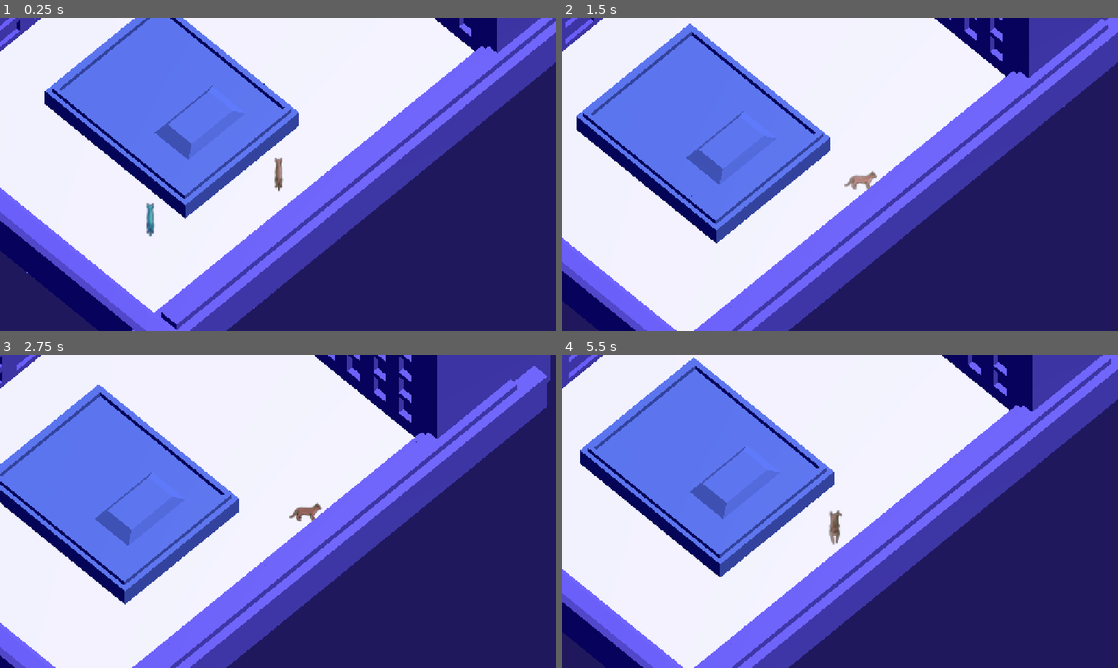
Above: before the commit, frames 1-4 (two rows, left to right).
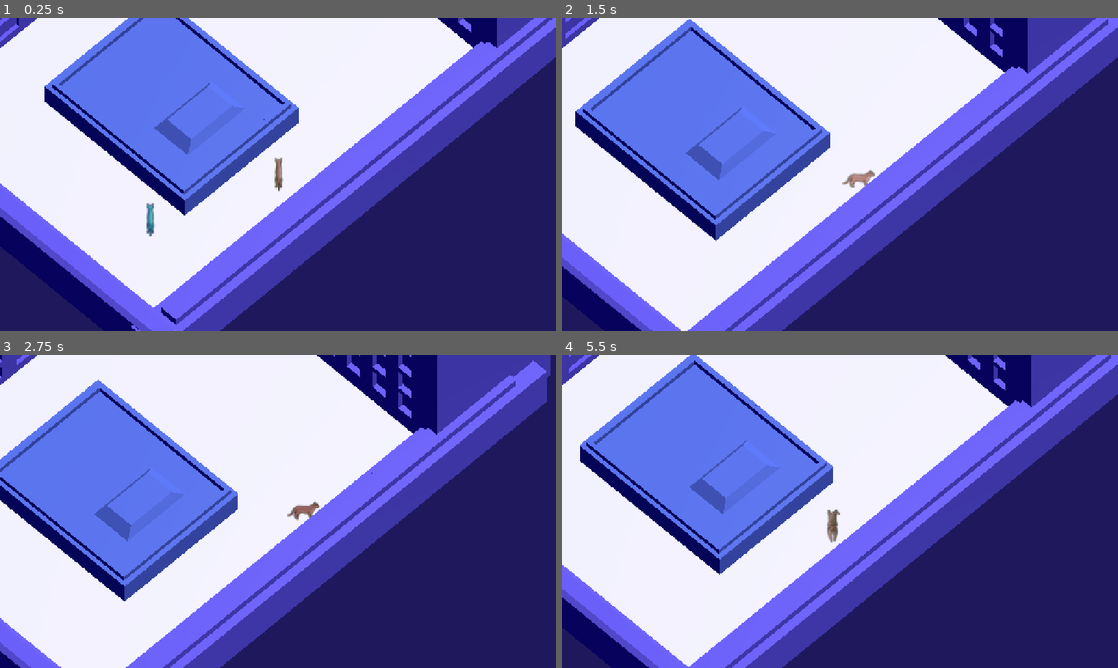
Above: after the commit, the same moments.

Repository: WeronikaKowalkowska/dnsgamejam
Game: Godot game, scene res://scenes/main.tscn
The game is run twice, just before and just after one commit, with the same random seed, the same clock (stepped at 60 frames per second) and the same inputs. This scene is started directly instead of the project's main scene.
Inputs (mouse positions are in pixels of both pictures, inside the frame that each line leads up to):
- Up to frame 1 (0.25 s): no input
- Up to frame 2 (1.5 s): tap Enter (ui_accept) at 0.5, 0.77 s; move the mouse to (962, 158) at 0.52 s; hold D (move_right) 0.53-1.25 s; tap E at 0.6 s; click (962, 158) at 0.67 s; drag from (728, 190) to (812, 237) at 1.27 s
- Up to frame 3 (2.75 s): move the mouse to (333, 442) at 2.02 s; hold D (move_right) from 2.03 s (still down); tap E at 2.1 s
- Up to frame 4 (5.5 s): release D (move_right) at 2.75 s; drag from (812, 574) to (673, 464) at 2.77 s; move the mouse to (1006, 558) at 3.52 s; hold A (move_left) 3.53-4.25 s; tap E at 3.6, 5.1 s; tap Enter (ui_accept) at 3.77 s; drag from (673, 464) to (756, 433) at 4.27 s; move the mouse to (867, 511) at 5.02 s; hold S (move_back) from 5.03 s (still down); click (867, 511) at 5.17 s

The runs differ from the first frame. In frame 1, 11% of the frame differs, in the area x 0-100%, y 0-100%; in frame 2, 11%; in frame 3, 10%; in frame 4, 11%.

Commit message:
merge fix

Diff:
--- a/scenes/main.tscn
+++ b/scenes/main.tscn
@@ -691,7 +691,6 @@
 transform = Transform3D(1, -1.5832484e-08, 1.3038516e-08, 3.7252903e-09, 1.0000001, 2.9802322e-08, 3.5390258e-08, -2.9802322e-08, 1, -2.299, 0.5, -4.499)
 
 [node name="NavigationRegion3D" type="NavigationRegion3D" parent="." unique_id=966443250]
-transform = Transform3D(1, 0, 0, 0, 1, 0, 0, 0, 1, 0.11001587, -0.122478485, 0.08366108)
 navigation_mesh = SubResource("NavigationMesh_tipki")
 
 [node name="CSGBox3D" type="CSGBox3D" parent="NavigationRegion3D" unique_id=1663998963]
--- a/scenes/tutorialScena.tscn
+++ b/scenes/tutorialScena.tscn
@@ -1,19 +1,56 @@
 [gd_scene format=3 uid="uid://gdim62rciu3p"]
 
 [ext_resource type="Script" uid="uid://cirijdoiwfyqb" path="res://scripts/KotLiveScript.gd" id="2_lreeg"]
-[ext_resource type="Texture2D" uid="uid://c0cgsrcbddj1r" path="res://assets/sprites/normal_cat_idle_e.png" id="3_g8vqi"]
-[ext_resource type="Texture2D" uid="uid://b28vx6ukr6s5i" path="res://assets/sprites/normal_cat_idle_n.png" id="4_tgp1v"]
-[ext_resource type="Texture2D" uid="uid://d3sys1wv213ro" path="res://assets/sprites/normal_cat_idle_ne.png" id="5_gtmbk"]
-[ext_resource type="Texture2D" uid="uid://ctqp70tq6k24l" path="res://assets/sprites/normal_cat_idle_nw.png" id="6_8ee1e"]
-[ext_resource type="Texture2D" uid="uid://cdtvbmai6h3hm" path="res://assets/sprites/normal_cat_idle_s.png" id="7_7xj3a"]
-[ext_resource type="Texture2D" uid="uid://cg2oc70jcynqg" path="res://assets/sprites/normal_cat_idle_se.png" id="8_4qqyl"]
-[ext_resource type="Texture2D" uid="uid://cxt8gqtymr2ly" path="res://assets/sprites/normal_cat_idle_sw.png" id="9_415c4"]
-[ext_resource type="Texture2D" uid="uid://nscyw8vodil7" path="res://assets/sprites/normal_cat_idle_w.png" id="10_phbxk"]
+[ext_resource type="Texture2D" uid="uid://b28vx6ukr6s5i" path="res://assets/sprites/normal_cat/idle/normal_cat_idle_n.png" id="4_tgp1v"]
+[ext_resource type="Texture2D" uid="uid://d3sys1wv213ro" path="res://assets/sprites/normal_cat/idle/normal_cat_idle_ne.png" id="5_gtmbk"]
+[ext_resource type="Texture2D" uid="uid://ctqp70tq6k24l" path="res://assets/sprites/normal_cat/idle/normal_cat_idle_nw.png" id="6_8ee1e"]
+[ext_resource type="Texture2D" uid="uid://cdtvbmai6h3hm" path="res://assets/sprites/normal_cat/idle/normal_cat_idle_s.png" id="7_7xj3a"]
+[ext_resource type="Texture2D" uid="uid://cg2oc70jcynqg" path="res://assets/sprites/normal_cat/idle/normal_cat_idle_se.png" id="8_4qqyl"]
+[ext_resource type="Texture2D" uid="uid://cxt8gqtymr2ly" path="res://assets/sprites/normal_cat/idle/normal_cat_idle_sw.png" id="9_415c4"]
 [ext_resource type="Script" uid="uid://dj8y37nvm1btm" path="res://scripts/KotDuchScript.gd" id="11_5xv8u"]
-[ext_resource type="Texture2D" uid="uid://dobe6by3ohddi" path="res://assets/sprites/Grafika_bez_nazwy_2.png" id="12_wasl3"]
+[ext_resource type="Texture2D" uid="uid://6jm56to132t3" path="res://assets/sprites/spectre_cat/dash/SpecterE.png" id="12_x7cl7"]
 [ext_resource type="PackedScene" uid="uid://dh21o0tpectmb" path="res://scenes/buildings.tscn" id="13_g8vqi"]
 [ext_resource type="Script" uid="uid://bbdk1qfr4mnll" path="res://scripts/KameraMovement.gd" id="13_lreeg"]
+[ext_resource type="Texture2D" uid="uid://65pdusg73fim" path="res://assets/sprites/spectre_cat/dash/Klatka_2e.png" id="13_swd00"]
+[ext_resource type="Texture2D" uid="uid://sdguk26y57w1" path="res://assets/sprites/spectre_cat/dash/Klatka_3e.png" id="14_o1yh7"]
+[ext_resource type="Texture2D" uid="uid://bqb44hg6a7xwd" path="res://assets/sprites/spectre_cat/dash/Klatka_4e.png" id="15_2cuqs"]
+[ext_resource type="Texture2D" uid="uid://pr4pjo6th73l" path="res://assets/sprites/spectre_cat/dash/SpecterN.png" id="16_rq3lp"]
+[ext_resource type="Texture2D" uid="uid://bf4hxe87o8owd" path="res://assets/sprites/spectre_cat/dash/Klatka_3n.png" id="17_homuu"]
+[ext_resource type="Texture2D" uid="uid://c4j6uqewdbjdk" path="res://assets/sprites/spectre_cat/dash/Klatka_2n.png" id="18_6do30"]
+[ext_resource type="Texture2D" uid="uid://bv1jpx0t05vmv" path="res://assets/sprites/spectre_cat/dash/Klatka_4n.png" id="19_e6hiv"]
+[ext_resource type="Texture2D" uid="uid://b1gh8oo55h6wo" path="res://assets/sprites/spectre_cat/dash/SpecterNE.png" id="20_htg7l"]
+[ext_resource type="Texture2D" uid="uid://bivt501t3u0lj" path="res://assets/sprites/spectre_cat/dash/SpecterNE2.png" id="21_s7j2a"]
+[ext_resource type="Texture2D" uid="uid://c0n4idwrtardg" path="res://assets/sprites/spectre_cat/dash/SpecterNE3.png" id="22_4xj2i"]
+[ext_resource type="Texture2D" uid="uid://b2kllt605l0jf" path="res://assets/sprites/spectre_cat/dash/SpecterNE4.png" id="23_pfddq"]
+[ext_resource type="Texture2D" uid="uid://dxrx2rsvwf327" path="res://assets/sprites/spectre_cat/dash/SpecterNW.png" id="24_cf8r4"]
+[ext_resource type="Texture2D" uid="uid://dvps3redye2to" path="res://assets/sprites/spectre_cat/dash/SpecterNW2.png" id="25_ixd4s"]
+[ext_resource type="Texture2D" uid="uid://b4sqpaymjd8l6" path="res://assets/sprites/spectre_cat/dash/SpecterNW3.png" id="26_3v3iy"]
+[ext_resource type="Texture2D" uid="uid://borwqfiixvmjc" path="res://assets/sprites/spectre_cat/dash/SpecterNW4.png" id="27_my4dt"]
+[ext_resource type="Texture2D" uid="uid://dp4od6glbfljj" path="res://assets/sprites/spectre_cat/dash/SpecterS.png" id="28_s04q5"]
+[ext_resource type="Texture2D" uid="uid://djbfrqugsx8ir" path="res://assets/sprites/spectre_cat/dash/Klatka_3s.png" id="29_02wa1"]
+[ext_resource type="Texture2D" uid="uid://5r7bkuc0nb7b" path="res://assets/sprites/spectre_cat/dash/Klatka_2s.png" id="30_axyjo"]
+[ext_resource type="Texture2D" uid="uid://b4ocpklpbmqmh" path="res://assets/sprites/spectre_cat/dash/Klatka_4s.png" id="31_32kpw"]
 [ext_resource type="PackedScene" uid="uid://cya612lhqcsei" path="res://assets/models/tutorialScenaFolder/level1.19.fbx" id="31_jke2q"]
+[ext_resource type="Texture2D" uid="uid://f5q26pxjceuf" path="res://assets/sprites/spectre_cat/dash/SpecterSE.png" id="32_ngrrr"]
+[ext_resource type="Texture2D" uid="uid://c71vqxf5yifl3" path="res://assets/sprites/spectre_cat/dash/SpecterSE2.png" id="33_u2su5"]
+[ext_resource type="Texture2D" uid="uid://bjy4jrs1yq8je" path="res://assets/sprites/spectre_cat/dash/SpecterSE3.png" id="34_o2gkg"]
+[ext_resource type="Texture2D" uid="uid://d2qqkjnv7w058" path="res://assets/sprites/spectre_cat/dash/SpecterSE4.png" id="35_ckrlg"]
+[ext_resource type="Texture2D" uid="uid://cjx38dcbescji" path="res://assets/sprites/spectre_cat/dash/SpecterSW.png" id="36_8rvew"]
+[ext_resource type="Texture2D" uid="uid://2kop5ahgnit2" path="res://assets/sprites/spectre_cat/dash/SpecterSW2.png" id="37_s8ia8"]
+[ext_resource type="Texture2D" uid="uid://cp8kigxkdcq3q" path="res://assets/sprites/spectre_cat/dash/SpecterSW3.png" id="38_4xeyc"]
+[ext_resource type="Texture2D" uid="uid://cfr1psj4ww6cq" path="res://assets/sprites/spectre_cat/dash/SpecterSW4.png" id="39_xd8eh"]
+[ext_resource type="Texture2D" uid="uid://d38yxj18tlhym" path="res://assets/sprites/spectre_cat/dash/SpecterW.png" id="40_xuu8u"]
+[ext_resource type="Texture2D" uid="uid://cxa43swsowotc" path="res://assets/sprites/spectre_cat/dash/Klatka_2w.png" id="41_dmfug"]
+[ext_resource type="Texture2D" uid="uid://6onw3r3fa6yl" path="res://assets/sprites/spectre_cat/dash/Klatka_3w.png" id="42_rithk"]
+[ext_resource type="Texture2D" uid="uid://d18t2j7ya21t" path="res://assets/sprites/spectre_cat/dash/Klatka_4w.png" id="43_mkkow"]
+[ext_resource type="Texture2D" uid="uid://qfxl7is63thr" path="res://assets/sprites/spectre_cat/dash/E.png" id="44_r3jib"]
+[ext_resource type="Texture2D" uid="uid://cmrm3pnnn4io4" path="res://assets/sprites/spectre_cat/dash/N.png" id="45_asglt"]
+[ext_resource type="Texture2D" uid="uid://danpxsjv7gg4o" path="res://assets/sprites/spectre_cat/dash/NE.png" id="46_gyv0u"]
+[ext_resource type="Texture2D" uid="uid://dpesvi8lv6n42" path="res://assets/sprites/spectre_cat/dash/NW.png" id="47_vn2jx"]
+[ext_resource type="Texture2D" uid="uid://cnbkirmyubaua" path="res://assets/sprites/spectre_cat/dash/S.png" id="48_r15n0"]
+[ext_resource type="Texture2D" uid="uid://dtgeoux4jfpqa" path="res://assets/sprites/spectre_cat/dash/SE.png" id="49_gy6dp"]
+[ext_resource type="Texture2D" uid="uid://bde7d6mxaj40r" path="res://assets/sprites/spectre_cat/dash/SW.png" id="50_7asyu"]
+[ext_resource type="Texture2D" uid="uid://dqiwc40p6erxn" path="res://assets/sprites/spectre_cat/dash/W.png" id="51_tr6gx"]
 
 [sub_resource type="SphereShape3D" id="SphereShape3D_sh1ab"]
 radius = 0.9
@@ -22,7 +59,7 @@
 animations = [{
 "frames": [{
 "duration": 1.0,
-"texture": ExtResource("3_g8vqi")
+"texture": null
 }],
 "loop": 1,
 "name": &"idle_e",
@@ -78,7 +115,7 @@
 }, {
 "frames": [{
 "duration": 1.0,
-"texture": ExtResource("10_phbxk")
+"texture": null
 }],
 "loop": 1,
 "name": &"idle_w",
@@ -91,6 +128,211 @@
 [sub_resource type="NavigationMesh" id="NavigationMesh_g8vqi"]
 vertices = PackedVector3Array(-4.3655753, 1.2748961, -9.723913, 9.384424, 1.2748961, -9.973913, 9.384424, 1.2748961, -1 …(1816 unchanged characters)…
 polygons = [PackedInt32Array(1, 0, 2), PackedInt32Array(2, 0, 3), PackedInt32Array(5, 4, 0), PackedInt32Array(0, 4, 3), …(1584 unchanged characters)…
+
+[sub_resource type="SphereShape3D" id="SphereShape3D_8cgj6"]
+
+[sub_resource type="SpriteFrames" id="SpriteFrames_xhv06"]
+animations = [{
+"frames": [{
+"duration": 1.0,
+"texture": ExtResource("12_x7cl7")
+}, {
+"duration": 1.0,
+"texture": ExtResource("13_swd00")
+}, {
+"duration": 1.0,
+"texture": ExtResource("14_o1yh7")
+}, {
+"duration": 1.0,
+"texture": ExtResource("15_2cuqs")
+}],
+"loop": 1,
+"name": &"dash_e",
+"speed": 12.0
+}, {
+"frames": [{
+"duration": 1.0,
+"texture": ExtResource("16_rq3lp")
+}, {
+"duration": 1.0,
+"texture": ExtResource("17_homuu")
+}, {
+"duration": 1.0,
+"texture": ExtResource("18_6do30")
+}, {
+"duration": 1.0,
+"texture": ExtResource("19_e6hiv")
+}],
+"loop": 1,
+"name": &"dash_n",
+"speed": 12.0
+}, {
+"frames": [{
+"duration": 1.0,
+"texture": ExtResource("20_htg7l")
+}, {
+"duration": 1.0,
+"texture": ExtResource("21_s7j2a")
+}, {
+"duration": 1.0,
+"texture": ExtResource("22_4xj2i")
+}, {
+"duration": 1.0,
+"texture": ExtResource("23_pfddq")
+}],
+"loop": 1,
+"name": &"dash_ne",
+"speed": 12.0
+}, {
+"frames": [{
+"duration": 1.0,
+"texture": ExtResource("24_cf8r4")
+}, {
+"duration": 1.0,
+"texture": ExtResource("25_ixd4s")
+}, {
+"duration": 1.0,
+"texture": ExtResource("26_3v3iy")
+}, {
+"duration": 1.0,
+"texture": ExtResource("27_my4dt")
+}],
+"loop": 1,
+"name": &"dash_nw",
+"speed": 12.0
+}, {
+"frames": [{
+"duration": 1.0,
+"texture": ExtResource("28_s04q5")
+}, {
+"duration": 1.0,
+"texture": ExtResource("29_02wa1")
+}, {
+"duration": 1.0,
+"texture": ExtResource("30_axyjo")
+}, {
+"duration": 1.0,
+"texture": ExtResource("31_32kpw")
+}],
+"loop": 1,
+"name": &"dash_s",
+"speed": 12.0
+}, {
+"frames": [{
+"duration": 1.0,
+"texture": ExtResource("32_ngrrr")
+}, {
+"duration": 1.0,
+"texture": ExtResource("33_u2su5")
+}, {
+"duration": 1.0,
+"texture": ExtResource("34_o2gkg")
+}, {
+"duration": 1.0,
+"texture": ExtResource("35_ckrlg")
+}],
+"loop": 1,
+"name": &"dash_se",
+"speed": 12.0
+}, {
+"frames": [{
+"duration": 1.0,
+"texture": ExtResource("36_8rvew")
+}, {
+"duration": 1.0,
+"texture": ExtResource("37_s8ia8")
+}, {
+"duration": 1.0,
+"texture": ExtResource("38_4xeyc")
+}, {
+"duration": 1.0,
+"texture": ExtResource("39_xd8eh")
+}],
+"loop": 1,
+"name": &"dash_sw",
+"speed": 12.0
+}, {
+"frames": [{
+"duration": 1.0,
+"texture": ExtResource("40_xuu8u")
+}, {
+"duration": 1.0,
+"texture": ExtResource("41_dmfug")
+}, {
+"duration": 1.0,
+"texture": ExtResource("42_rithk")
+}, {
+"duration": 1.0,
+"texture": ExtResource("43_mkkow")
+}],
+"loop": 1,
+"name": &"dash_w",
+"speed": 12.0
+}, {
+"frames": [{
+"duration": 1.0,
+"texture": ExtResource("44_r3jib")
+}],
+"loop": 1,
+"name": &"idle_e",
+"speed": 12.0
+}, {
+"frames": [{
+"duration": 1.0,
+"texture": ExtResource("45_asglt")
+}],
+"loop": 1,
+"name": &"idle_n",
+"speed": 12.0
+}, {
+"frames": [{
+"duration": 1.0,
+"texture": ExtResource("46_gyv0u")
+}],
+"loop": 1,
+"name": &"idle_ne",
+"speed": 12.0
+}, {
+"frames": [{
+"duration": 1.0,
+"texture": ExtResource("47_vn2jx")
+}],
+"loop": 1,
+"name": &"idle_nw",
+"speed": 12.0
+}, {
+"frames": [{
+"duration": 1.0,
+"texture": ExtResource("48_r15n0")
+}],
+"loop": 1,
+"name": &"idle_s",
+"speed": 12.0
+}, {
+"frames": [{
+"duration": 1.0,
+"texture": ExtResource("49_gy6dp")
+}],
+"loop": 1,
+"name": &"idle_se",
+"speed": 12.0
+}, {
+"frames": [{
+"duration": 1.0,
+"texture": ExtResource("50_7asyu")
+}],
+"loop": 1,
+"name": &"idle_sw",
+"speed": 12.0
+}, {
+"frames": [{
+"duration": 1.0,
+"texture": ExtResource("51_tr6gx")
+}],
+"loop": 1,
+"name": &"idle_w",
+"speed": 12.0
+}]
 
 [node name="Tutorial" type="Node3D" unique_id=1731204749]
 
@@ -113,23 +355,6 @@
 sprite_frames = SubResource("SpriteFrames_wsla5")
 animation = &"idle_n"
 
-[node name="KotDuchCharacterBody3D" type="CharacterBody3D" parent="." unique_id=1722925775 groups=["catSpectre"]]
-transform = Transform3D(1, 0, 0, 0, 0.9999999, 0, 0, 0, 1.0000001, 3.663742, -0.9418285, 0.034033775)
-collision_layer = 4
-collision_mask = 2
-script = ExtResource("11_5xv8u")
-
-[node name="CollisionShape3D" type="CollisionShape3D" parent="KotDuchCharacterBody3D" unique_id=1911279524]
-transform = Transform3D(1.0000002, -1.4901161e-08, 2.9802322e-08, -1.4901161e-08, 1.0000002, 0, 0, -7.450581e-09, 1.0000002, 0, 0, 0)
-shape = SubResource("SphereShape3D_sh1ab")
-
-[node name="Sprite3D" type="Sprite3D" parent="KotDuchCharacterBody3D" unique_id=1130995568]
-transform = Transform3D(1, 0, 0, 0, 1, 2.9802322e-08, 0, 0, 1.0000001, 0, 0, 0)
-billboard = 1
-texture = ExtResource("12_wasl3")
-
-[node name="NavigationAgent3D" type="NavigationAgent3D" parent="KotDuchCharacterBody3D" unique_id=407557728]
-
 [node name="Camera3D" type="Camera3D" parent="." unique_id=1941674531]
 transform = Transform3D(0.7071068, -0.5770964, 0.40860707, 0, 0.5778576, 0.8161376, -0.7071068, -0.5770964, 0.40860707, 3.5522394, 7.4877424, 3.5267682)
 cull_mask = 1048567
@@ -157,3 +382,21 @@
 
 [node name="buildings" parent="NavigationRegion3D" unique_id=1157841335 instance=ExtResource("13_g8vqi")]
 transform = Transform3D(1, 0, 0, 0, 1, 0, 0, 0, 1, -0.6751218, -1.7251015, -1.9007096)
+
+[node name="KotDuchCharacterBody3D" type="CharacterBody3D" parent="." unique_id=1082254950 groups=["catSpectre"]]
+transform = Transform3D(1, 0, 0, 0, 0.9999999, 0, 0, 0, 1.0000001, 7.0380735, 0.5378493, 7.261724)
+collision_layer = 4
+collision_mask = 2
+script = ExtResource("11_5xv8u")
+
+[node name="CollisionShape3D" type="CollisionShape3D" parent="KotDuchCharacterBody3D" unique_id=293243750]
+transform = Transform3D(1.0000002, -1.4901161e-08, 2.9802322e-08, -1.4901161e-08, 1.0000002, 0, 0, -7.450581e-09, 1.0000002, 0, 0, 0)
+shape = SubResource("SphereShape3D_8cgj6")
+
+[node name="Sprite3D" type="AnimatedSprite3D" parent="KotDuchCharacterBody3D" unique_id=1169944157]
+transform = Transform3D(1, 0, 0, 0, 1, 0, 0, 0, 1.0000001, 0, 0, 0)
+billboard = 1
+sprite_frames = SubResource("SpriteFrames_xhv06")
+animation = &"idle_n"
+
+[node name="NavigationAgent3D" type="NavigationAgent3D" parent="KotDuchCharacterBody3D" unique_id=1027850638]
--- a/scripts/KotDuchScript.gd
+++ b/scripts/KotDuchScript.gd
@@ -211,9 +211,9 @@
 	velocity = target_velocity
 	move_and_slide()
 
-	label.text = "dir x: " + str(direction.x) + "    dir z: " + str(direction.z)
-	label_2.text = str(last_angle)
-	label_3.text = str(is_moving)
+	#label.text = "dir x: " + str(direction.x) + "    dir z: " + str(direction.z)
+	#label_2.text = str(last_angle)
+	#label_3.text = str(is_moving)
 
 # Odwołania do węzłów:
 @onready var kot_character: CharacterBody3D = $"../KotCharacterBody3D"
